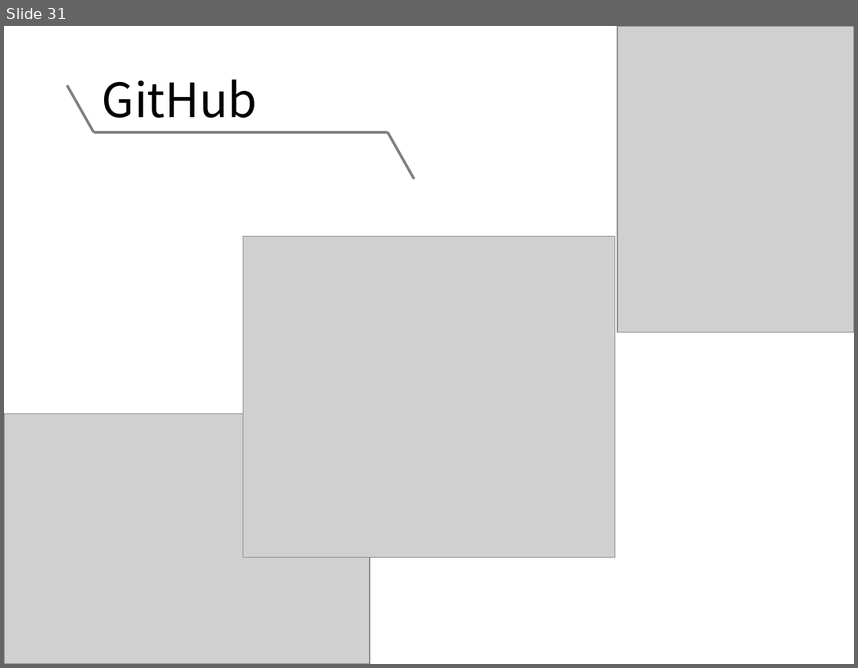
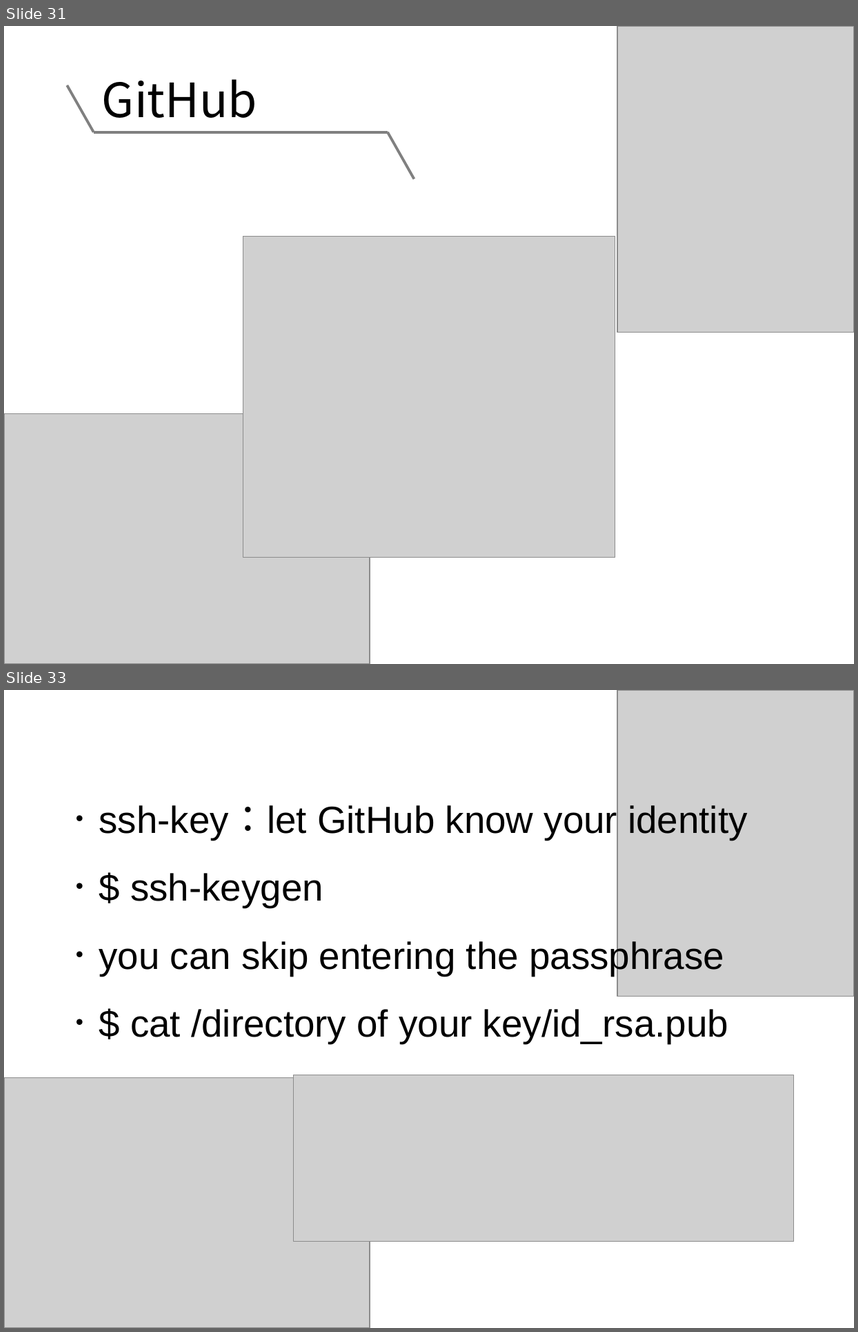
Before and after one commit to NCKU-BDA-2020/TA_Git_GitHub, a slide deck: TA_Class_III.pptx. Shown one above the other, each under a label of ours: slide 31 before the commit, slides 31 and 33 after it; the slides between them are not shown. The pictures are 858x668 and 858x1332 pixels, drawn with LibreOffice and Linux fonts; fonts in the diff are those of the drawing; grey boxes stand for pictures. Boxes give left, top, right and bottom in pixels: in the first picture for what was removed or moved away, otherwise in the second. Text is boxed around its words. In the diff, an @@ line names an element or a change of style, - is before the commit and + after.

```diff
--- a/TA_Class_III.pptx
+++ b/TA_Class_III.pptx
@@ slide 33 added at (4, 690, 854, 1328), background #FFFFFF @@
@@ picture added at (618, 690, 854, 996) @@
@@ text added at (61, 803, 747, 1043), 32 pt, text #000000 @@
+．ssh-key：let GitHub know your identity
+．$ ssh-keygen
+．you can skip entering the passphrase
+．$ cat /directory of your key/id_rsa.pub
@@ picture added at (4, 1078, 370, 1328) @@
@@ picture added at (294, 1075, 795, 1242) @@
```
Also in this commit, not shown: 6 slides changed, 18 other slides added, 7 slides removed, 1 other file.
